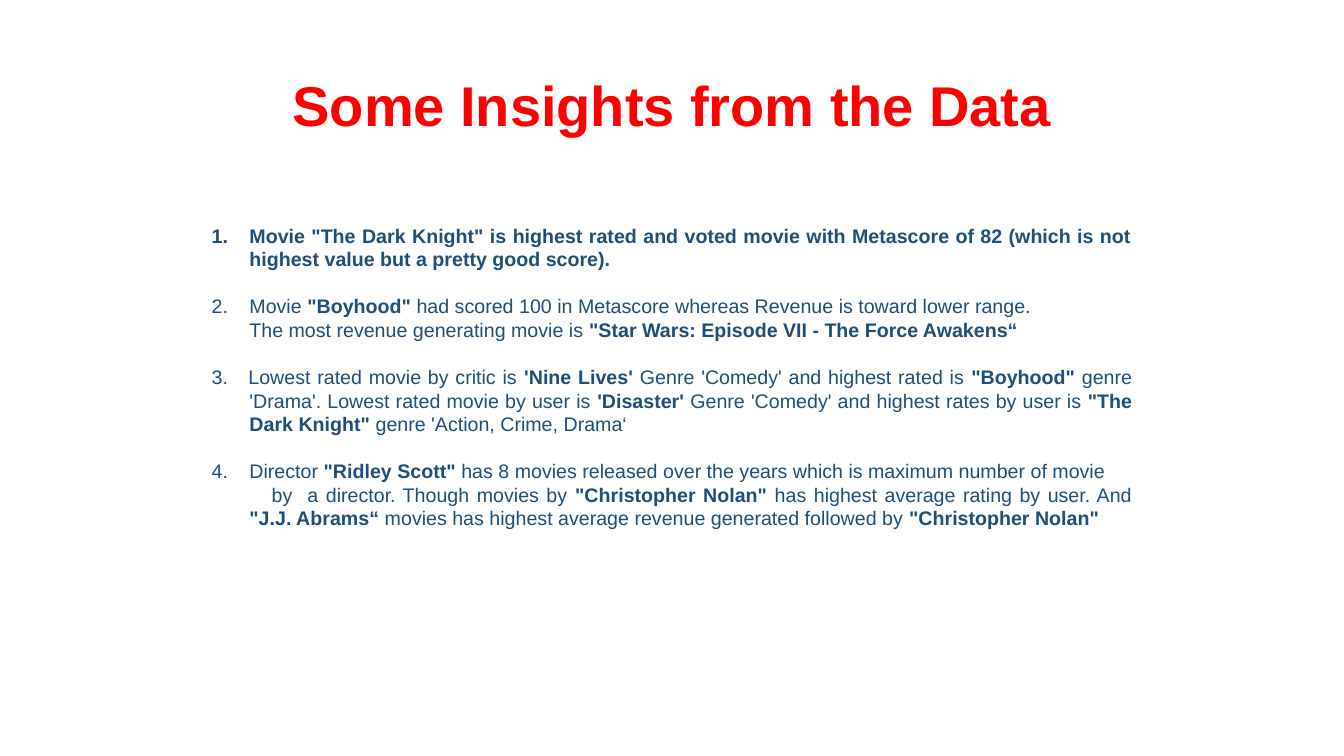
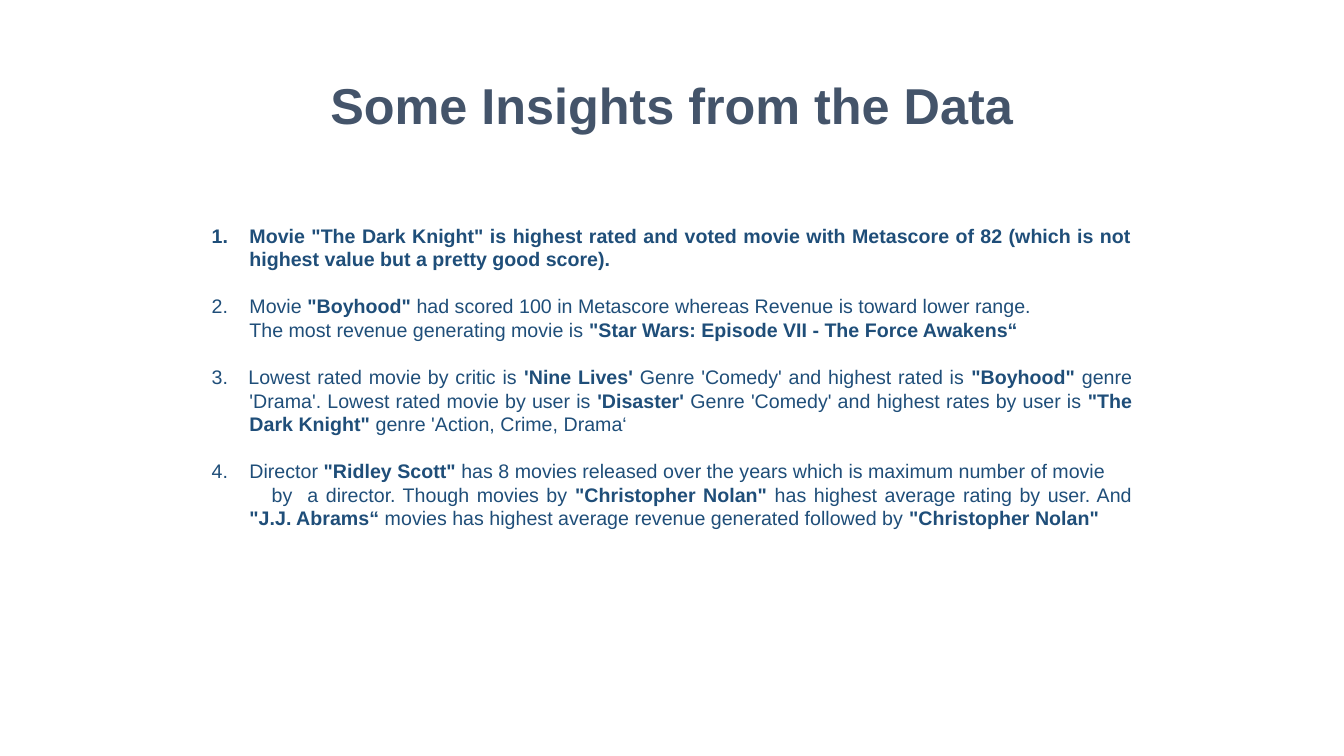
Before and after one commit to yaminijoshi89/INSAID-Projects, a slide deck: slide 9 of EDA_IMBD_Movies.ppt (slide 8 before the commit). Drawn at 1344x756 pixels with LibreOffice and Linux fonts; fonts in the diff are those of the drawing; background and template pictures are left out. Boxes give left, top, right and bottom in pixels: in the first picture for what was removed or moved away, otherwise in the second. Text is boxed around its words. In the diff, an @@ line names an element or a change of style, - is before the commit and + after.

Commit message:
FFinal PPT with Content, title and Summary

```diff
--- a/EDA_IMBD_Movies.ppt
+++ b/EDA_IMBD_Movies.ppt
@@ title "Some Insights from the Data" at (330,87,1013,134): size 40 to 36 pt, text colour #FF0000 to #44546A @@
```
Also in this commit, not shown: 6 other slides changed, 1 slide added.
